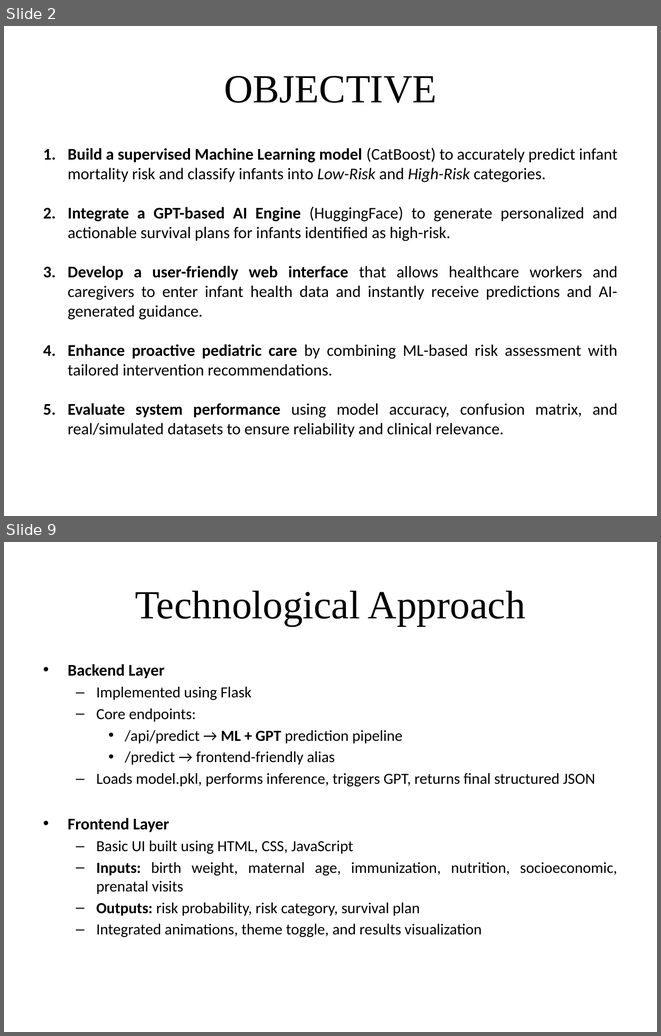
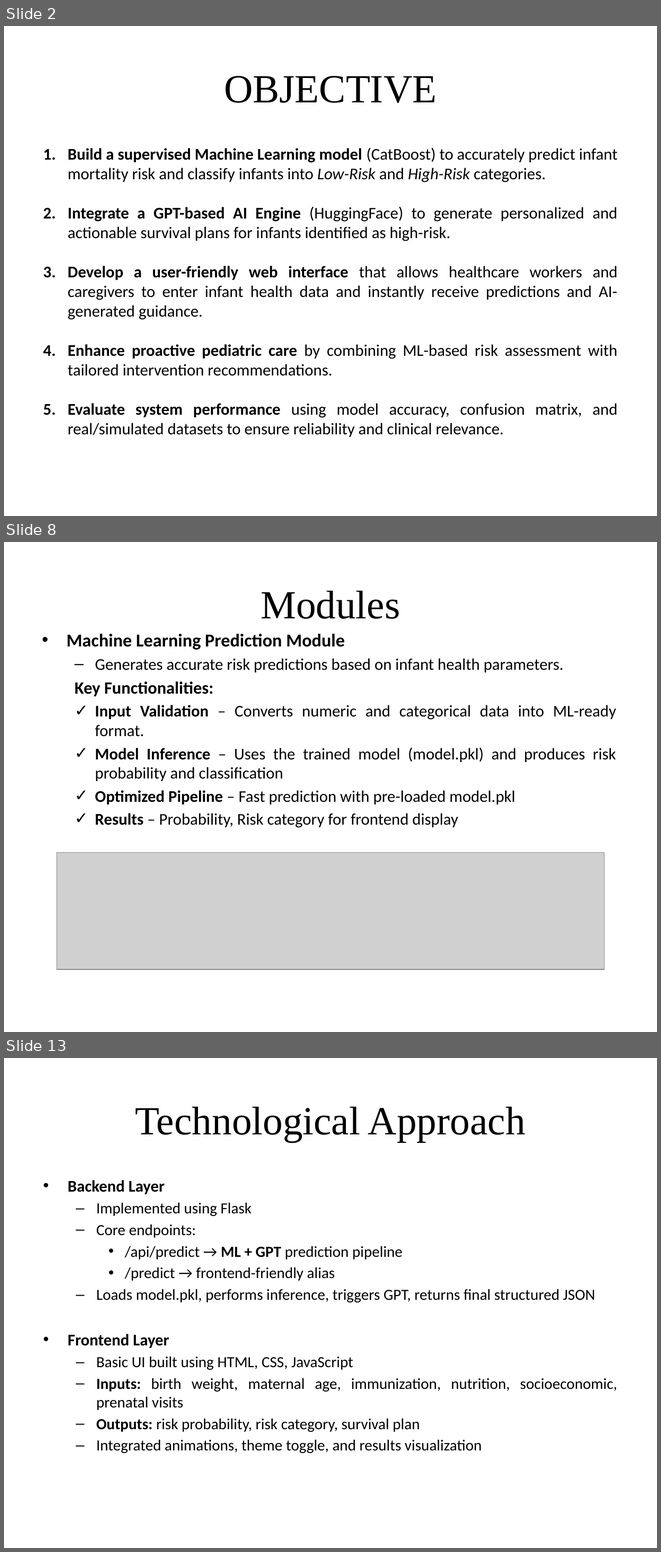
Before and after one commit to Lalithreddy-12/Intelligent-Infant-Health-Predictor-With-Personalized-AI-Guidance, a slide deck: Docs/Ppt/First Review.pptx. Shown one above the other, each under a label of ours: slides 2 and 9 before the commit, slides 2, 8 and 13 after it; the slides between them are not shown. The pictures are 661x1036 and 661x1552 pixels, drawn with LibreOffice and Linux fonts; fonts in the diff are those of the drawing; grey boxes stand for pictures. Boxes give left, top, right and bottom in pixels: in the first picture for what was removed or moved away, otherwise in the second. Text is boxed around its words. In the diff, an @@ line names an element or a change of style, - is before the commit and + after.

```diff
--- a/Docs/Ppt/First Review.pptx
+++ b/Docs/Ppt/First Review.pptx
@@ slide 8 added at (4, 542, 657, 1032), background #FFFFFF @@
@@ title added at (261, 590, 400, 619), 44 pt, text #000000 @@
+Modules
@@ text added at (67, 634, 616, 828), 18 pt, text #000000 @@
+• Machine Learning Prediction Module
+  – Generates accurate risk predictions based on infant health parameters.
+  Key Functionalities:
+  ✓ Input Validation – Converts numeric and categorical data into ML-ready format.
+  ✓ Model Inference – Uses the trained model (model.pkl) and produces risk probability and classification
+  ✓ Optimized Pipeline – Fast prediction with pre-loaded model.pkl
+  ✓ Results – Probability, Risk category for frontend display
@@ picture added at (57, 852, 604, 969) @@
@@ what was slide 9 is now slide 13 @@
```
Also in this commit, not shown: 4 slides changed, 6 other slides added, 3 slides removed.
